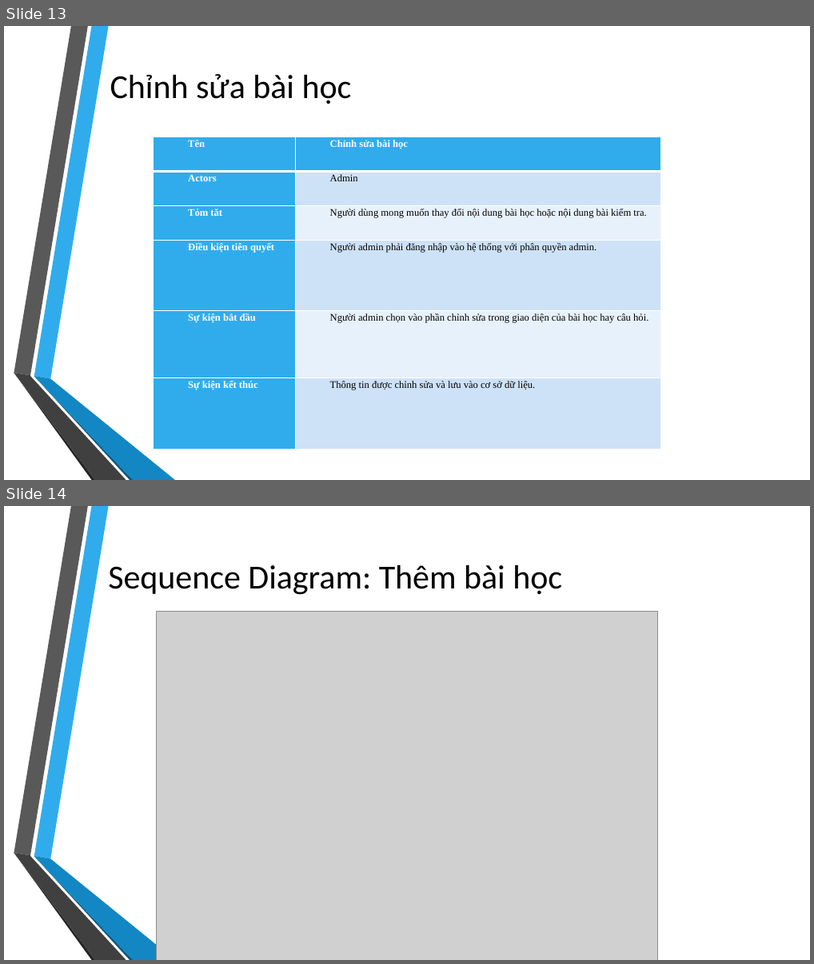
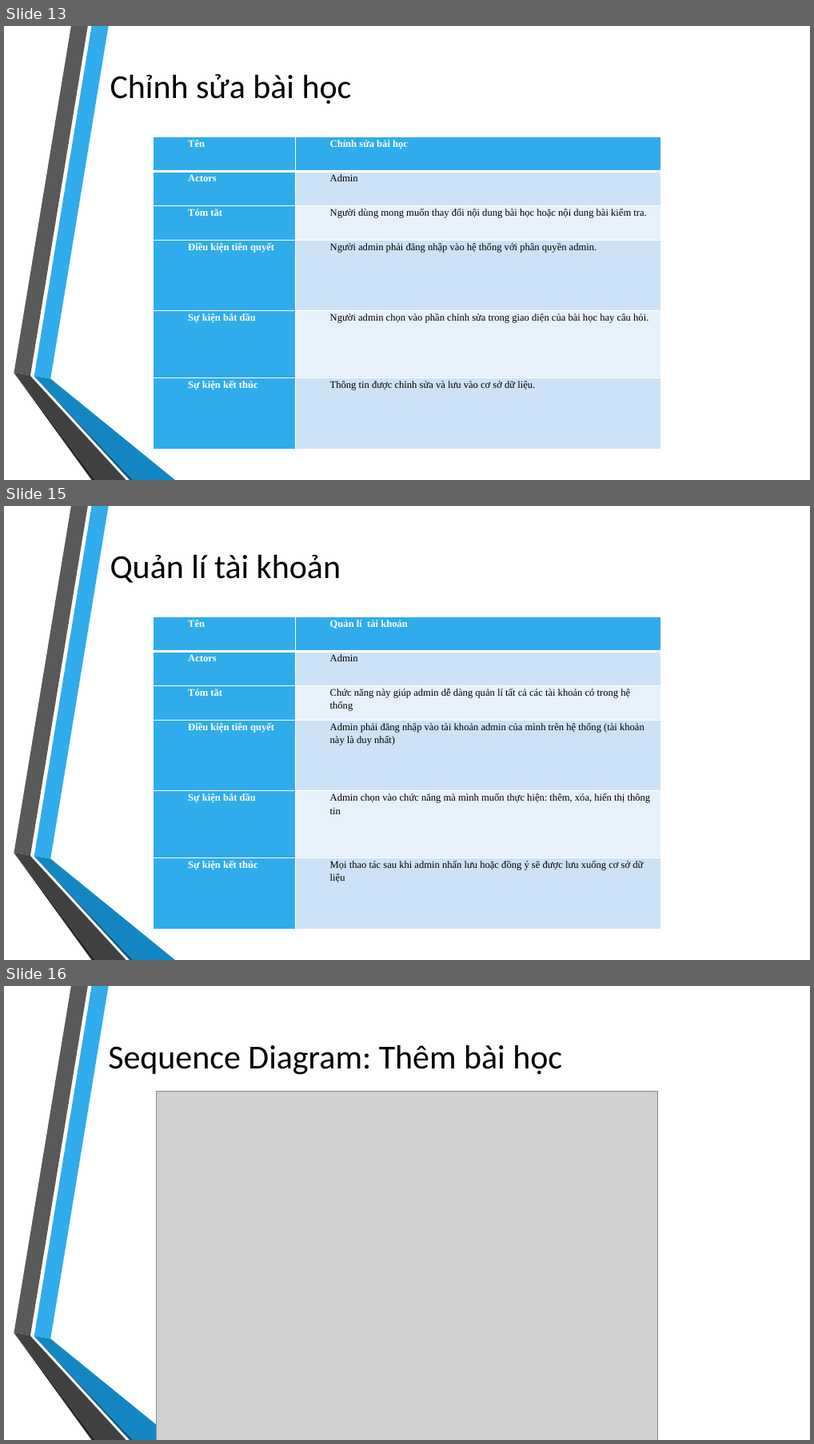
Before and after one commit to takiet60/SoftwareEngineering, a slide deck: CNPM.pptx. Shown one above the other, each under a label of ours: slides 13 and 14 before the commit, slides 13, 15 and 16 after it; the slides between them are not shown. The pictures are 814x964 and 814x1444 pixels, drawn with LibreOffice and Linux fonts; fonts in the diff are those of the drawing; grey boxes stand for pictures; background and template pictures are left out. Boxes give left, top, right and bottom in pixels: in the first picture for what was removed or moved away, otherwise in the second. Text is boxed around its words. In the diff, an @@ line names an element or a change of style, - is before the commit and + after.

```diff
--- a/CNPM.pptx
+++ b/CNPM.pptx
@@ slide 15 added at [4, 506, 810, 960], background picture (left out); not listed: 6 template elements that a slide beside it also shows @@
@@ title added at [110, 555, 341, 583], 40 pt, text #000000 @@
+Quản lí tài khoản
@@ table added at [154, 616, 661, 928], 6 rows, 2 columns @@
+Tên | Quản lí tài khoản
+Actors | Admin
+Tóm tăt | Chức năng này giúp admin dễ dàng quản lí tất cả các tài khoản có trong hệ thống
+Điều kiện tiên quyết | Admin phải đăng nhập vào tài khoản admin của mình trên hệ thống (tài khoản này là duy nhất)
+Sự kiện bắt đầu | Admin chọn vào chức năng mà mình muốn thực hiện: thêm, xóa, hiển thị thông tin
+Sự kiện kết thúc | Mọi thao tác sau khi admin nhấn lưu hoặc đồng ý sẽ được lưu xuống cơ sở dữ liệu
@@ what was slide 14 is now slide 16 @@
```
Also in this commit, not shown: 5 slides changed, 3 other slides added, 1 other file.
